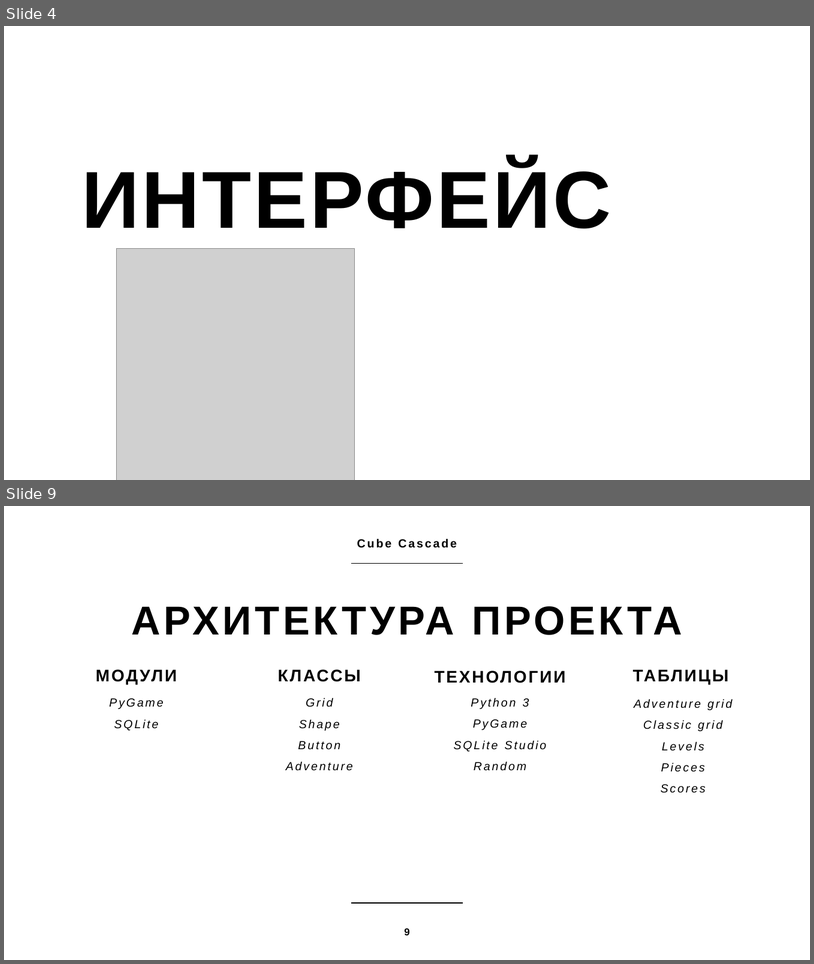
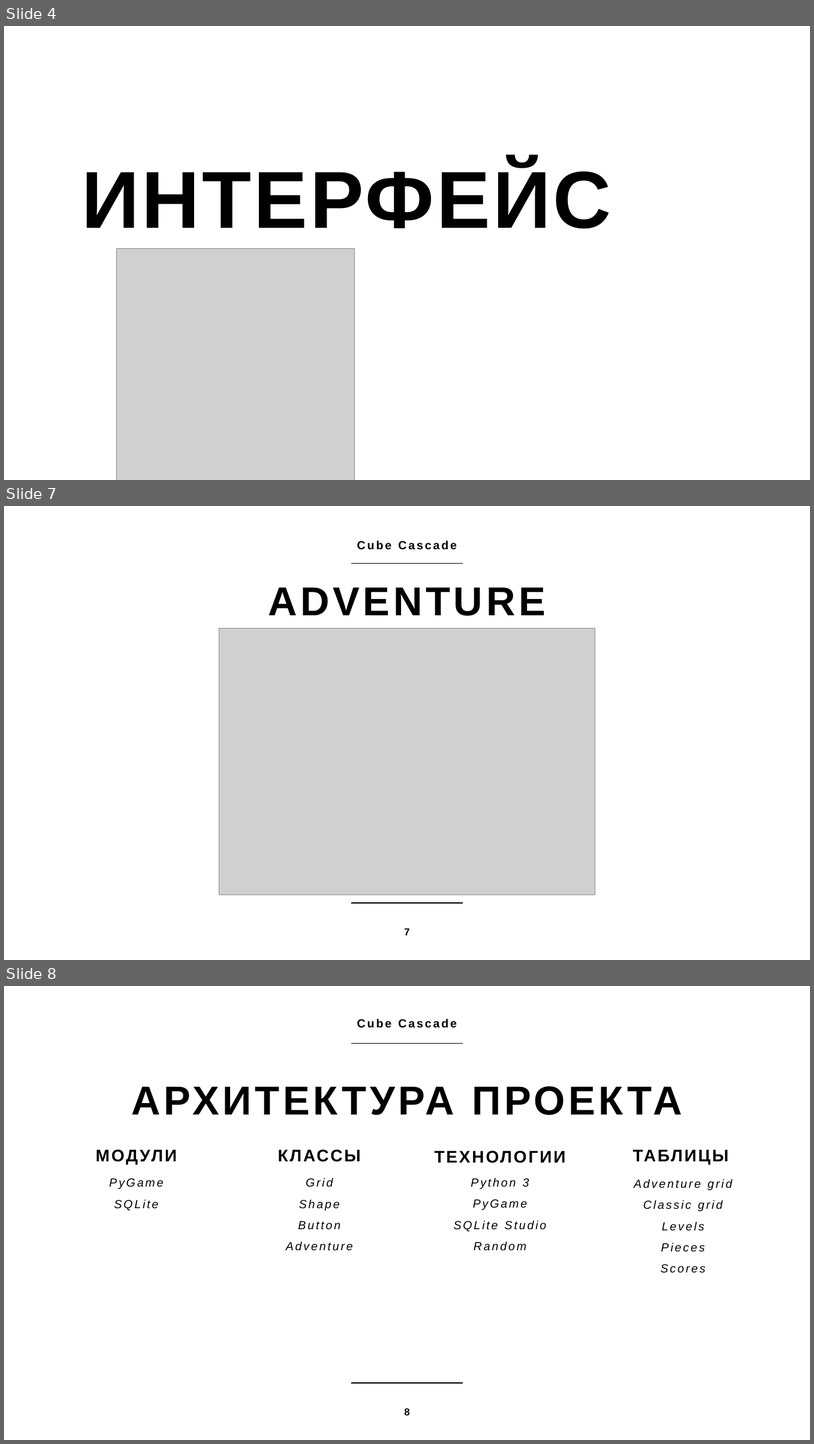
Before and after one commit to Gobzik/Cube-Cascade, a slide deck: other/Cube cascade.pptx. Shown one above the other, each under a label of ours: slides 4 and 9 before the commit, slides 4, 7 and 8 after it; the slides between them are not shown. The pictures are 814x964 and 814x1444 pixels, drawn with LibreOffice and Linux fonts; fonts in the diff are those of the drawing; grey boxes stand for pictures; background and template pictures are left out. Boxes give left, top, right and bottom in pixels: in the first picture for what was removed or moved away, otherwise in the second. Text is boxed around its words. In the diff, an @@ line names an element or a change of style, - is before the commit and + after.

```diff
--- a/other/Cube cascade.pptx
+++ b/other/Cube cascade.pptx
@@ slide 7 added at <box>4,506,810,960</box>, background picture (left out); not listed: 2 template elements that a slide beside it also shows @@
@@ text added at <box>357,540,457,550</box>, 14 pt, text #000000, bold @@
+Cube Cascade
@@ title added at <box>269,587,546,616</box>, 48 pt, text #000000, bold @@
+ADVENTURE
@@ picture added at <box>219,628,596,895</box> @@
@@ page number added at <box>404,928,410,935</box>, 12 pt, text #000000, bold @@
+7
@@ what was slide 9 is now slide 8 @@
```
Also in this commit, not shown: 2 slides changed, 2 slides removed, 3 other files.
